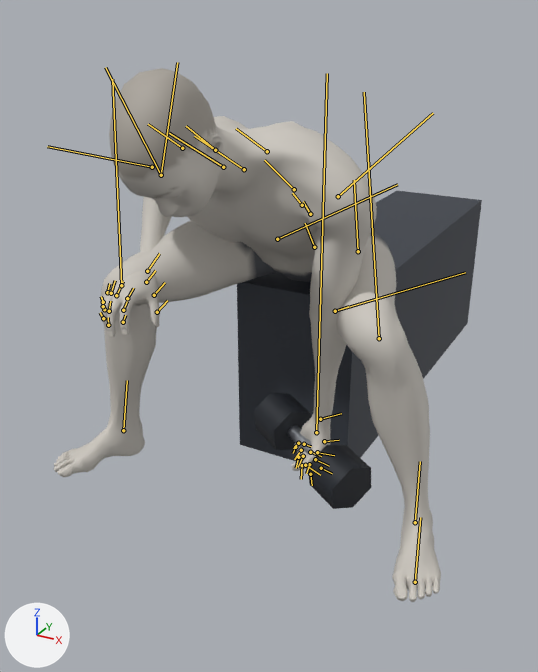
Before and after pictures for a commit that changed the glTF model exports/dumbbell-concentration-curl.glb.
One viewpoint serves both versions: a 50 mm camera at (0.774, -1.692, 1.117) aimed at (-0.126, -0.055, 0.298). Lighting does not change. The marker at lower left points along +X, +Y and +Z. The picture after the commit comes second. Both versions are drawn at frame 0 of the action 'dumbbell-concentration-curl_left'; the numbers are the values there. The bones that change, and the others that lie on the model, are drawn over the model as lines.
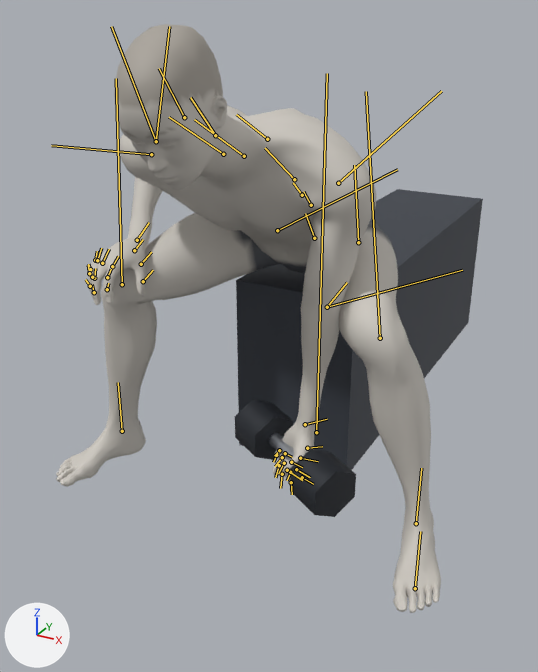
ob_dbr_left is not drawn itself; it is the parent of ob_mesh_1, ob_mesh_2, ob_mesh_3.
ob_props is not drawn itself; it is the parent of ob_bench.

Pixel boxes [x1, y1, x2, y2] of what changed, in the pictures (538 x 672 px):
'Mesh_0', posed (10% taller)
    before: [54, 68, 441, 602]
    after: [56, 24, 441, 613]
'bench', posed
    before: [237, 191, 482, 461]
    after: [236, 189, 483, 470]
'Mesh_2', posed (6% taller)
    before: [308, 445, 371, 509]
    after: [290, 449, 356, 517]
'Mesh_3', posed (7% taller)
    before: [254, 393, 311, 450]
    after: [235, 399, 293, 460]
bone 'pelvis', root to tip
    before: (314, 247) to (305, 223)
    after: (314, 238) to (305, 213)
bone 'upperarm_l', root to tip
    before: (338, 196) to (433, 113)
    after: (338, 183) to (441, 91)
bone 'upperarm_r', root to tip
    before: (152, 167) to (47, 146)
    after: (151, 154) to (51, 145)
bone 'lowerarm_r', root to tip
    before: (161, 175) to (105, 67)
    after: (156, 141) to (111, 26)
bone 'hand_r', root to tip
    before: (147, 271) to (159, 253)
    after: (137, 240) to (149, 222)
bone 'neck_01', root to tip
    before: (215, 150) to (186, 126)
    after: (215, 135) to (190, 97)
bone 'head', root to tip
    before: (182, 148) to (148, 124)
    after: (184, 117) to (159, 68)
bone 'thigh_l', root to tip
    before: (358, 251) to (354, 180)
    after: (358, 242) to (354, 165)
bone 'calf_l', root to tip
    before: (379, 338) to (364, 92)
    after: (380, 338) to (366, 91)
bone 'foot_l', root to tip
    before: (415, 522) to (420, 461)
    after: (416, 523) to (421, 468)
bone 'thigh_r', root to tip
    before: (277, 239) to (397, 184)
    after: (277, 230) to (397, 169)
bone 'calf_r', root to tip
    before: (121, 285) to (112, 79)
    after: (122, 284) to (116, 78)
bone 'foot_r', root to tip
    before: (123, 430) to (127, 380)
    after: (122, 431) to (118, 382)

The edits, one by one:
Bone 'pelvis' (bone_pelvis) moves from (0.041, -0.411, 0.0) to (0.042, -0.387, 0.0).
Bone 'upperarm_l' (bone_upperarm_l) turns from (-39, -6, 51) to (-39, -6, 58) degrees about its own x, y and z.
Bone 'upperarm_r' (bone_upperarm_r) turns from (11, -2, -10) to (8, -13, -17) degrees about its own x, y and z.
Bone 'lowerarm_r' (bone_lowerarm_r) turns from (16, 54, 67) to (24, 56, 79) degrees about its own x, y and z.
Bone 'hand_r' (bone_hand_r) turns from (-60, -7, -3) to (-54, -11, 3) degrees about its own x, y and z.
Bone 'neck_01' (bone_neck_01) turns from (0, 0, 4) to (0, 0, 17) degrees about its own x, y and z.
Bone 'head' (bone_head) turns from (0, 0, -2) to (0, 0, 8) degrees about its own x, y and z.
Bone 'thigh_l' (bone_thigh_l) turns from (25, -9, 110) to (24, -6, 109) degrees about its own x, y and z.
Bone 'calf_l' (bone_calf_l) turns from (-9, 5, -80) to (-6, 5, -76) degrees about its own x, y and z.
Bone 'foot_l' (bone_foot_l) turns from (-8, -7, 11) to (-6, -8, 1) degrees about its own x, y and z.
Bone 'thigh_r' (bone_thigh_r) turns from (-25, 9, 110) to (-24, 6, 109) degrees about its own x, y and z.
Bone 'calf_r' (bone_calf_r) turns from (9, -5, -80) to (6, -5, -76) degrees about its own x, y and z.
Bone 'foot_r' (bone_foot_r) turns from (8, 7, 11) to (6, 8, 1) degrees about its own x, y and z.
